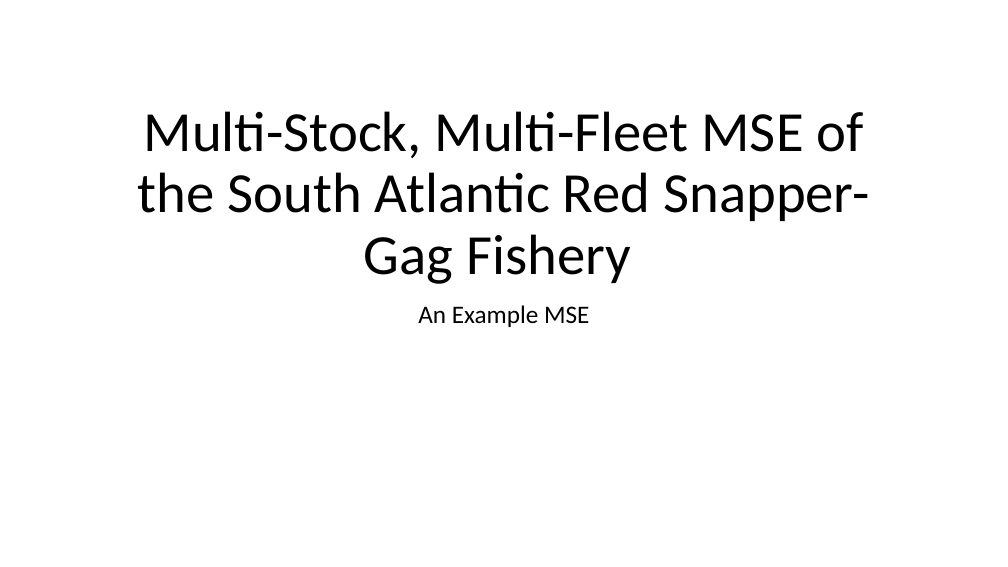
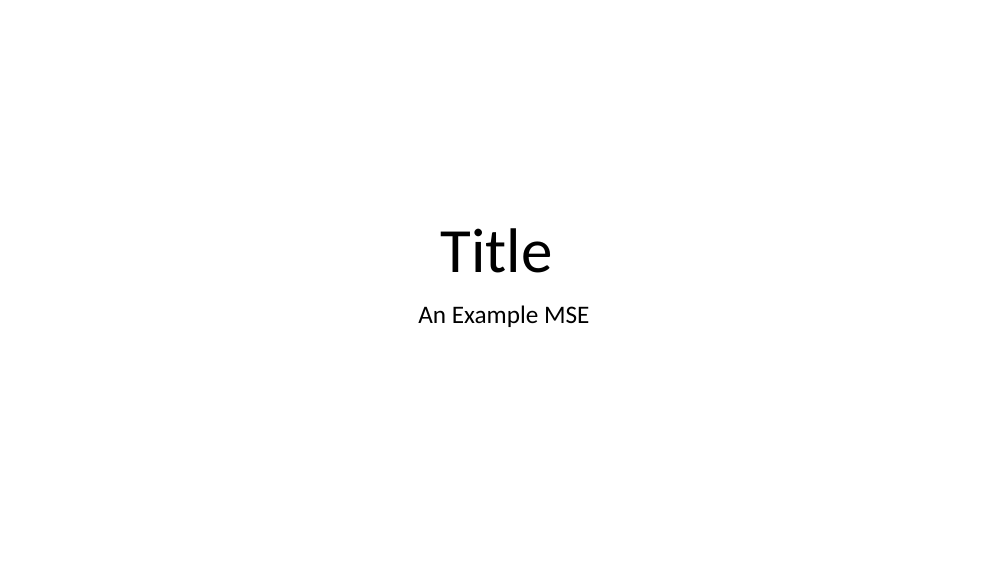
Before and after one commit to Blue-Matter/SAFMC-MSE, a slide deck: slide 1 of docs/Presentations/RedSnapper_Gag_demo.pptx. Drawn at 1008x567 pixels with LibreOffice and Linux fonts; fonts in the diff are those of the drawing. Boxes give left, top, right and bottom in pixels: in the first picture for what was removed or moved away, otherwise in the second. Text is boxed around its words. In the diff, an @@ line names an element or a change of style, - is before the commit and + after.

```diff
--- a/docs/Presentations/RedSnapper_Gag_demo.pptx
+++ b/docs/Presentations/RedSnapper_Gag_demo.pptx
@@ title at <box>441,228,553,273</box>: text changed; size 54 to 60 pt @@
-Multi-Stock, Multi-Fleet MSE of the South Atlantic Red Snapper- Gag Fishery
+Title
```
Also in this commit, not shown: 20 slides added, 1 slide removed, 18 other files.
